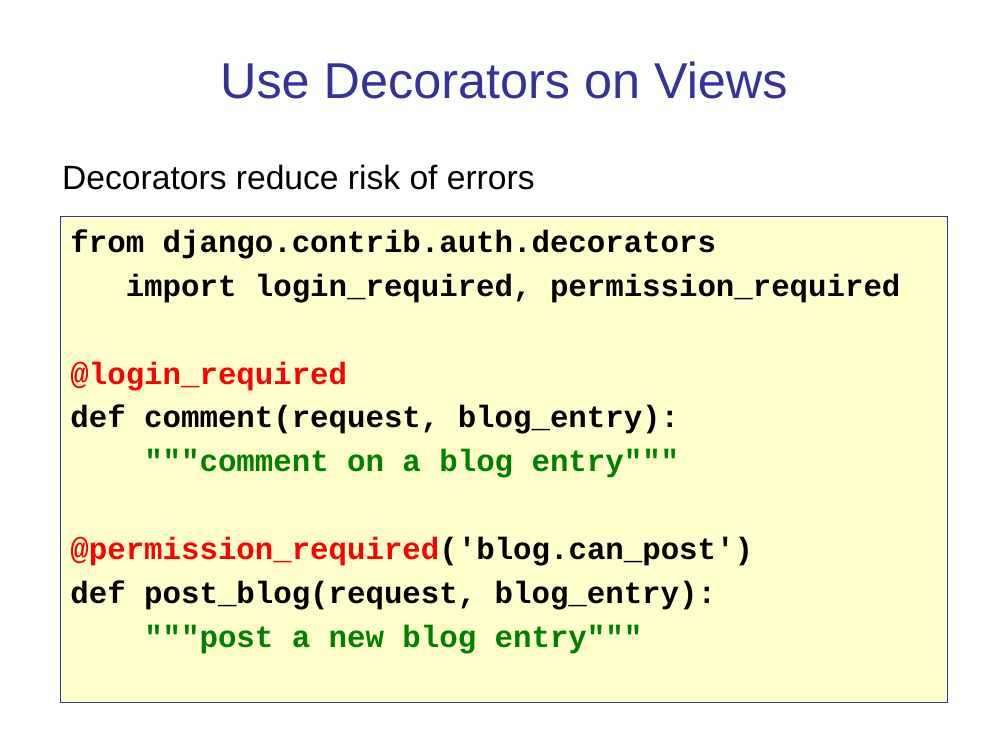
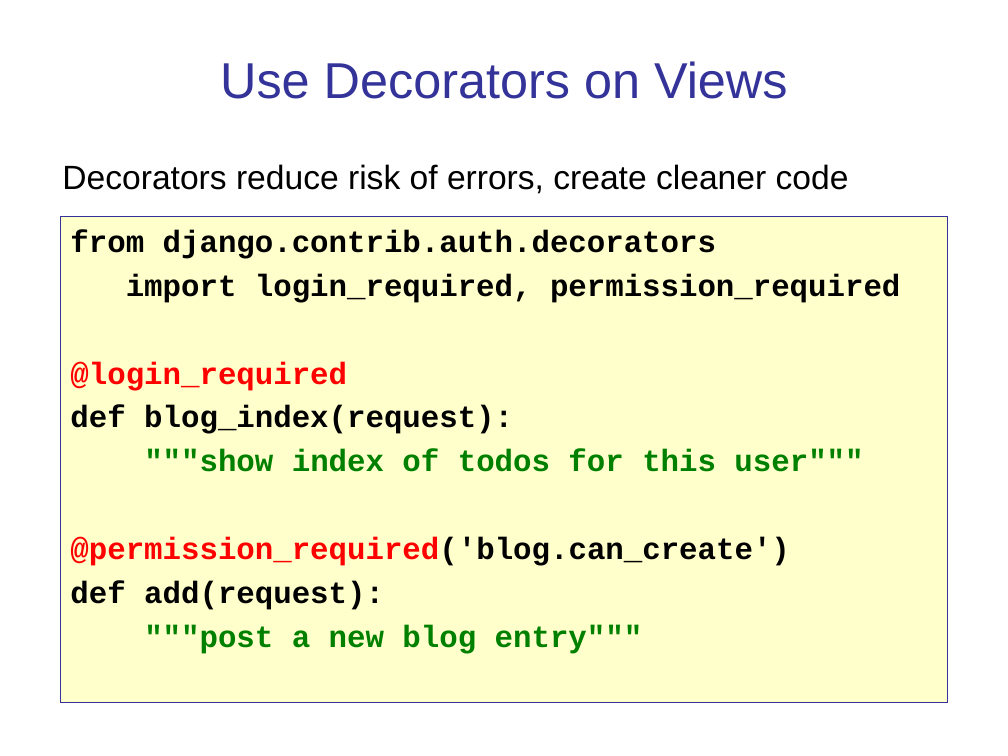
Before and after one commit to cpske/ISP, a slide deck: slide 21 of authentication/Authentication-and-Authorization.ppt. Drawn at 1008x756 pixels with LibreOffice and Linux fonts; fonts in the diff are those of the drawing. Boxes give left, top, right and bottom in pixels: in the first picture for what was removed or moved away, otherwise in the second. Text is boxed around its words. In the diff, an @@ line names an element or a change of style, - is before the commit and + after.

```diff
--- a/authentication/Authentication-and-Authorization.ppt
+++ b/authentication/Authentication-and-Authorization.ppt
@@ text at <box>62,164,849,194</box>: text changed @@
-Decorators reduce risk of errors
+Decorators reduce risk of errors, create cleaner code
@@ text in rectangle at <box>70,405,863,610</box>: text changed @@
-def comment(request, blog_entry):
-"""comment on a blog entry"""
-@permission_required('blog.can_post')
-def post_blog(request, blog_entry):
+def blog_index(request):
+"""show index of todos for this user"""
+@permission_required('blog.can_create')
+def add(request):
```
Also in this commit, not shown: 18 other slides changed, 1 slide added, 4 other files.
